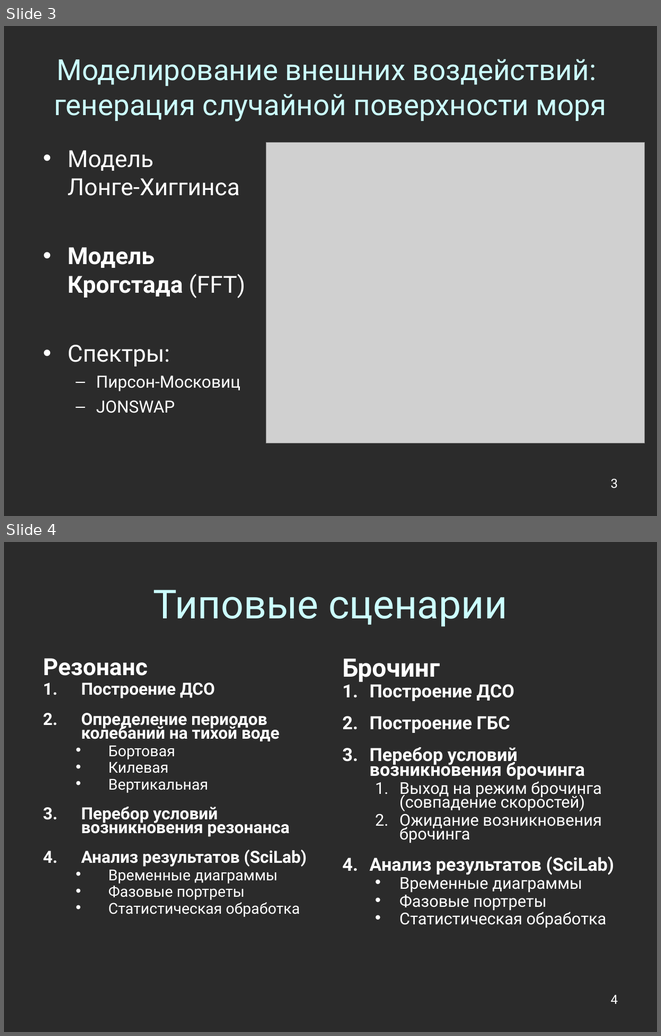
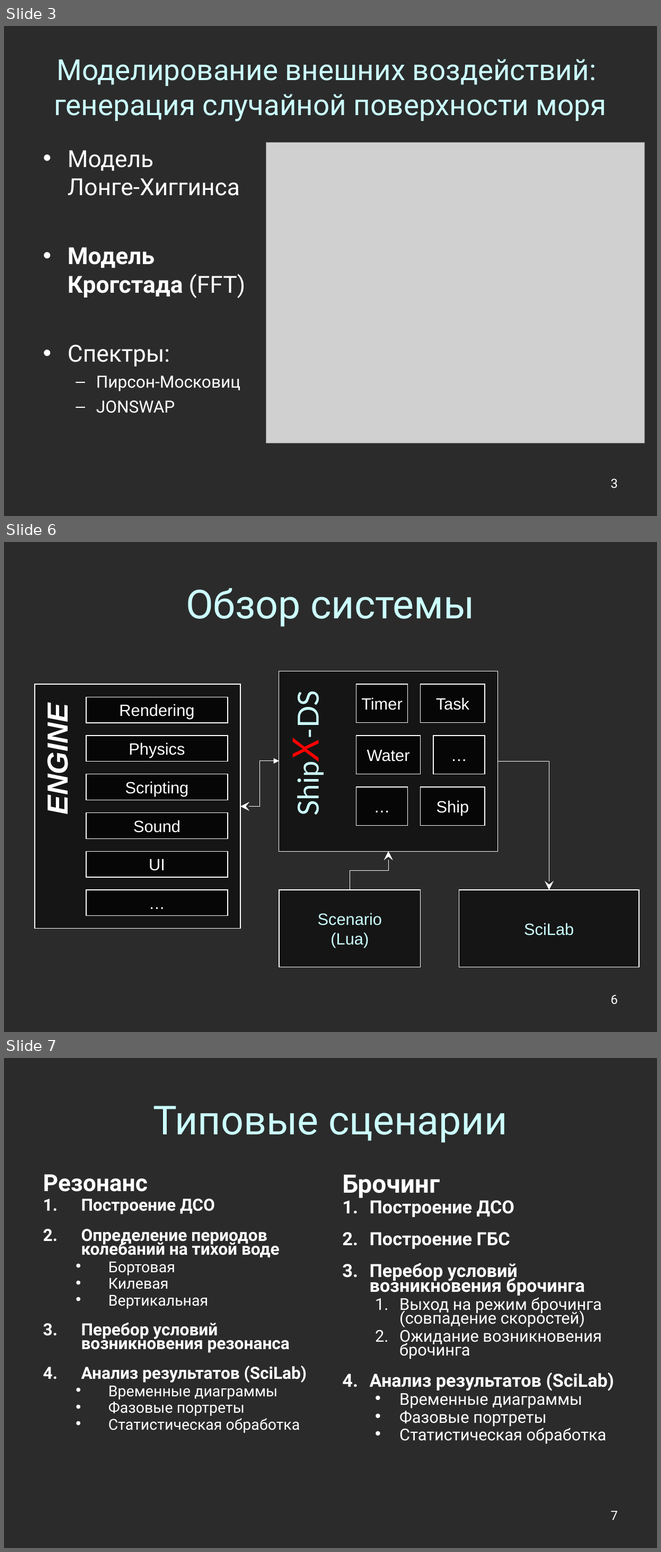
Before and after one commit to Jacobi20/nano-vis, a slide deck: docs/conf_2011_cyprus/conf_2011_cyprus.ppt. Shown one above the other, each under a label of ours: slides 3 and 4 before the commit, slides 3, 6 and 7 after it; the slides between them are not shown. The pictures are 661x1036 and 661x1552 pixels, drawn with LibreOffice and Linux fonts; fonts in the diff are those of the drawing; grey boxes stand for pictures; background and template pictures are left out; a plain dark background stands for a picture behind light text. Boxes give left, top, right and bottom in pixels: in the first picture for what was removed or moved away, otherwise in the second. Text is boxed around its words. In the diff, an @@ line names an element or a change of style, - is before the commit and + after.

```diff
--- a/docs/conf_2011_cyprus/conf_2011_cyprus.ppt
+++ b/docs/conf_2011_cyprus/conf_2011_cyprus.ppt
@@ slide 6 added at (4,542,657,1032), background picture (left out) @@
@@ title added at (186,588,475,627), 44 pt, text #CCFFFF @@
+Обзор системы
@@ rectangle added at (35,685,240,928), fill #000000 at 50% opacity, outline #FFFFFF 0.74 pt @@
@@ rectangle added at (279,671,497,852), fill #000000 at 50% opacity, outline #FFFFFF 0.74 pt @@
@@ rectangle added at (356,685,407,723), fill #000000 at 67% opacity, outline #FFFFFF 0.74 pt, 18 pt, text #FFFFFF @@
+Timer
@@ rectangle added at (421,685,485,723), fill #000000 at 67% opacity, outline #FFFFFF 0.74 pt, 18 pt, text #FFFFFF @@
+Task
@@ rectangle added at (86,697,228,723), fill #000000 at 67% opacity, outline #FFFFFF 0.74 pt, 18 pt, text #FFFFFF @@
+Rendering
@@ text added at (290,695,325,737), 32 pt, text #CCFFFF @@
+ShipX-DS
@@ text added at (42,714,74,811), 32 pt, text #FFFFFF, bold, italic @@
+ENGINE
@@ rectangle added at (86,735,228,761), fill #000000 at 67% opacity, outline #FFFFFF 0.74 pt, 18 pt, text #FFFFFF @@
+Physics
@@ rectangle added at (356,735,420,774), fill #000000 at 67% opacity, outline #FFFFFF 0.74 pt, 18 pt, text #FFFFFF @@
+Water
@@ rectangle added at (433,735,485,774), fill #000000 at 67% opacity, outline #FFFFFF 0.74 pt, 18 pt, text #FFFFFF @@
+…
@@ elbow double arrow added from (279, 761) to (240, 806), #FFFFFF 0.74 pt @@
@@ elbow arrow added from (497, 761) to (549, 890), #FFFFFF 0.74 pt @@
@@ rectangle added at (86,774,228,800), fill #000000 at 67% opacity, outline #FFFFFF 0.74 pt, 18 pt, text #FFFFFF @@
+Scripting
@@ rectangle added at (356,787,407,826), fill #000000 at 67% opacity, outline #FFFFFF 0.74 pt, 18 pt, text #FFFFFF @@
+…
@@ rectangle added at (421,787,485,826), fill #000000 at 67% opacity, outline #FFFFFF 0.74 pt, 18 pt, text #FFFFFF @@
+Ship
@@ rectangle added at (86,812,228,838), fill #000000 at 67% opacity, outline #FFFFFF 0.74 pt, 18 pt, text #FFFFFF @@
+Sound
@@ rectangle added at (86,851,228,877), fill #000000 at 67% opacity, outline #FFFFFF 0.74 pt, 18 pt, text #FFFFFF @@
+UI
@@ elbow arrow added from (350, 890) to (389, 851), #FFFFFF 0.74 pt @@
@@ rectangle added at (86,889,228,916), fill #000000 at 67% opacity, outline #FFFFFF 0.74 pt, 18 pt, text #FFFFFF @@
+…
@@ rectangle added at (279,889,421,967), fill #000000 at 50% opacity, outline #FFFFFF 0.74 pt, 18 pt, text #CCFFFF @@
+Scenario
+(Lua)
@@ rectangle added at (459,889,639,967), fill #000000 at 50% opacity, outline #FFFFFF 0.74 pt, 18 pt, text #CCFFFF @@
+SciLab
@@ page number added at (611,995,618,1004), 14 pt, text #FFFFFF @@
+6
@@ what was slide 4 is now slide 7 @@
@@ page number at (611,1511,618,1520): text changed @@
-4
+7
```
Also in this commit, not shown: 4 other slides added, 30 other files.
